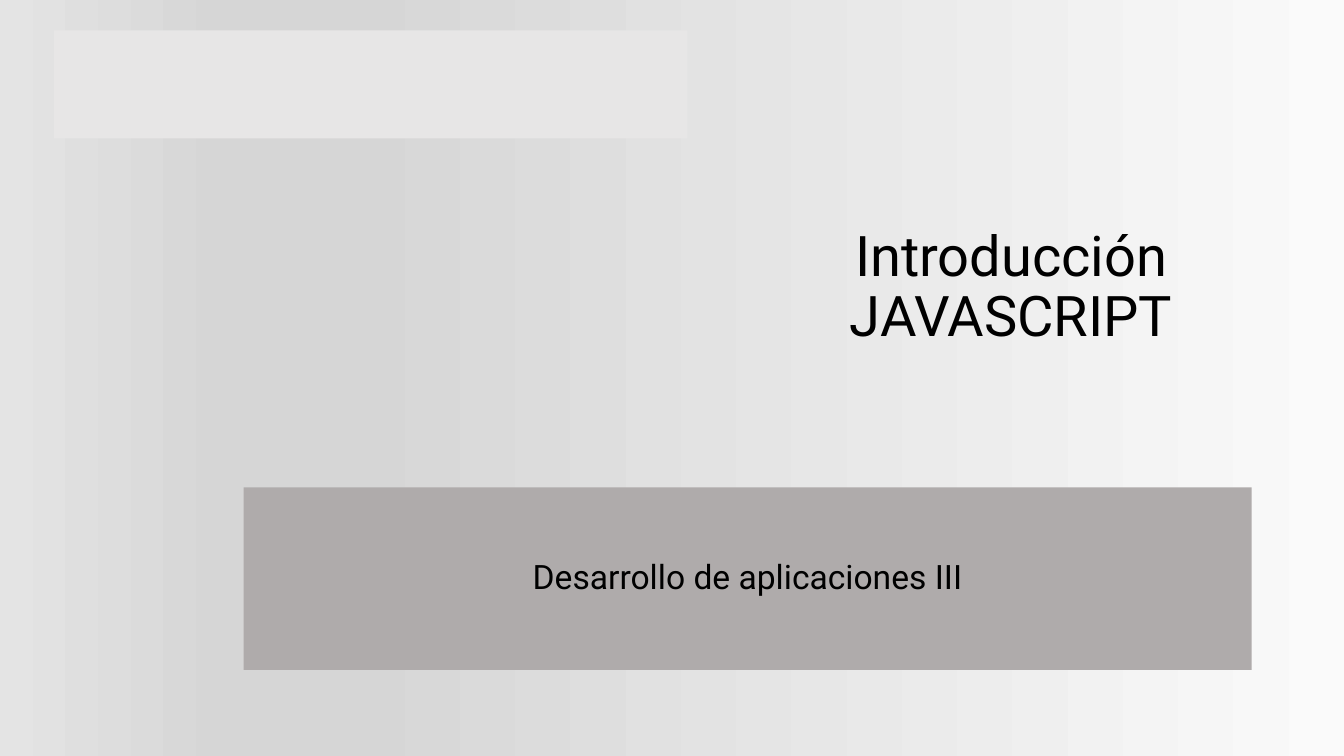
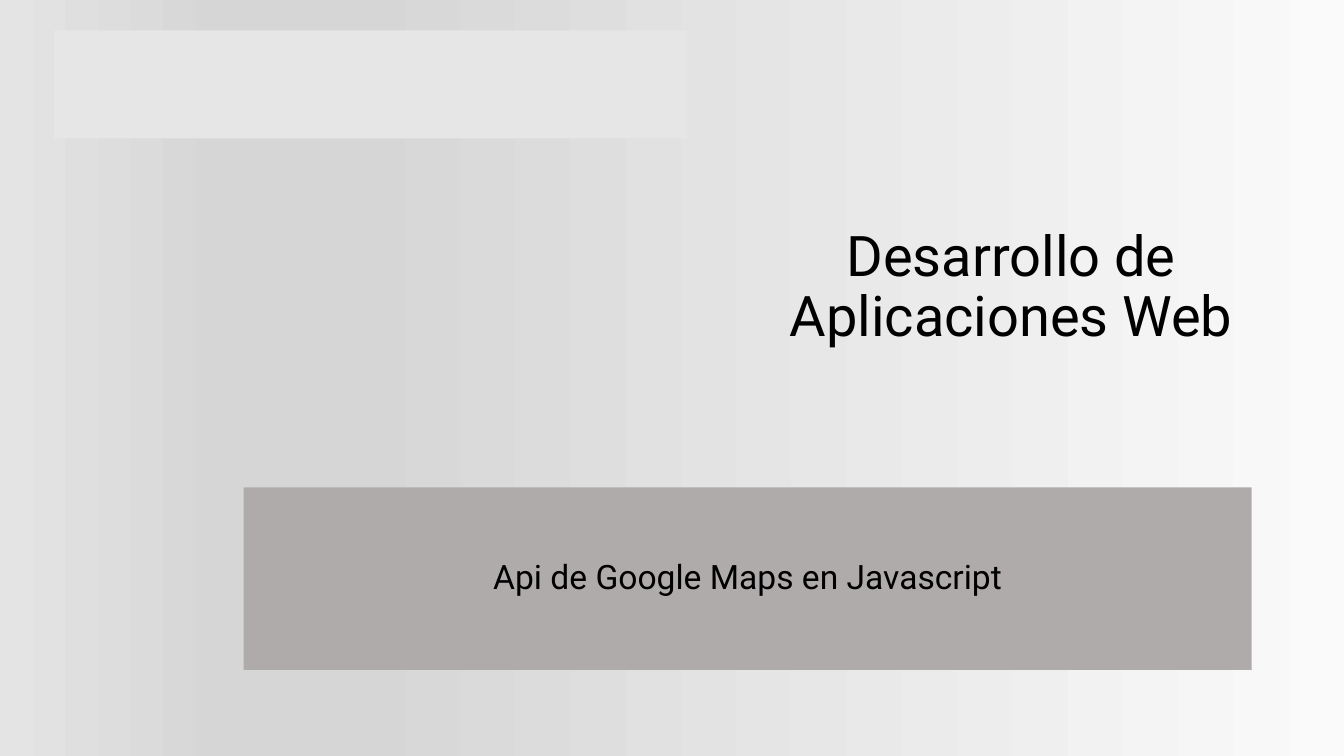
Before and after one commit to ProfVillegas/DAW, a slide deck: slide 1 of Plantilla.pptx. Drawn at 1344x756 pixels with LibreOffice and Linux fonts; fonts in the diff are those of the drawing; background and template pictures are left out. Boxes give left, top, right and bottom in pixels: in the first picture for what was removed or moved away, otherwise in the second. Text is boxed around its words. In the diff, an @@ line names an element or a change of style, - is before the commit and + after.

```diff
--- a/Plantilla.pptx
+++ b/Plantilla.pptx
@@ title at <box>790,234,1233,348</box>: text changed @@
-Introducción JAVASCRIPT
+Desarrollo de Aplicaciones Web
@@ subtitle at <box>493,564,1002,596</box>: text changed @@
-Desarrollo de aplicaciones III
+Api de Google Maps en Javascript
```
Also in this commit, not shown: 2 other slides changed, 4 slides added, 53 other files.
